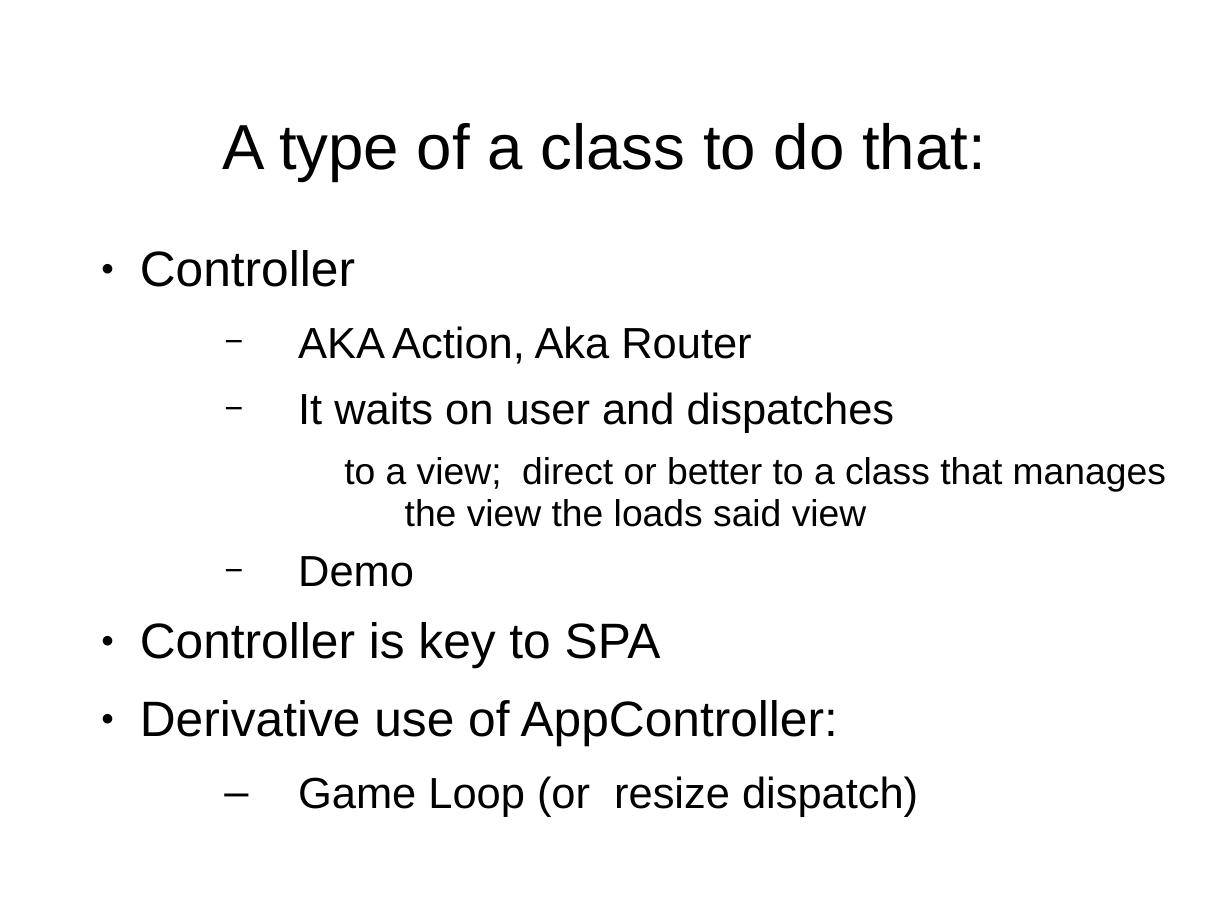
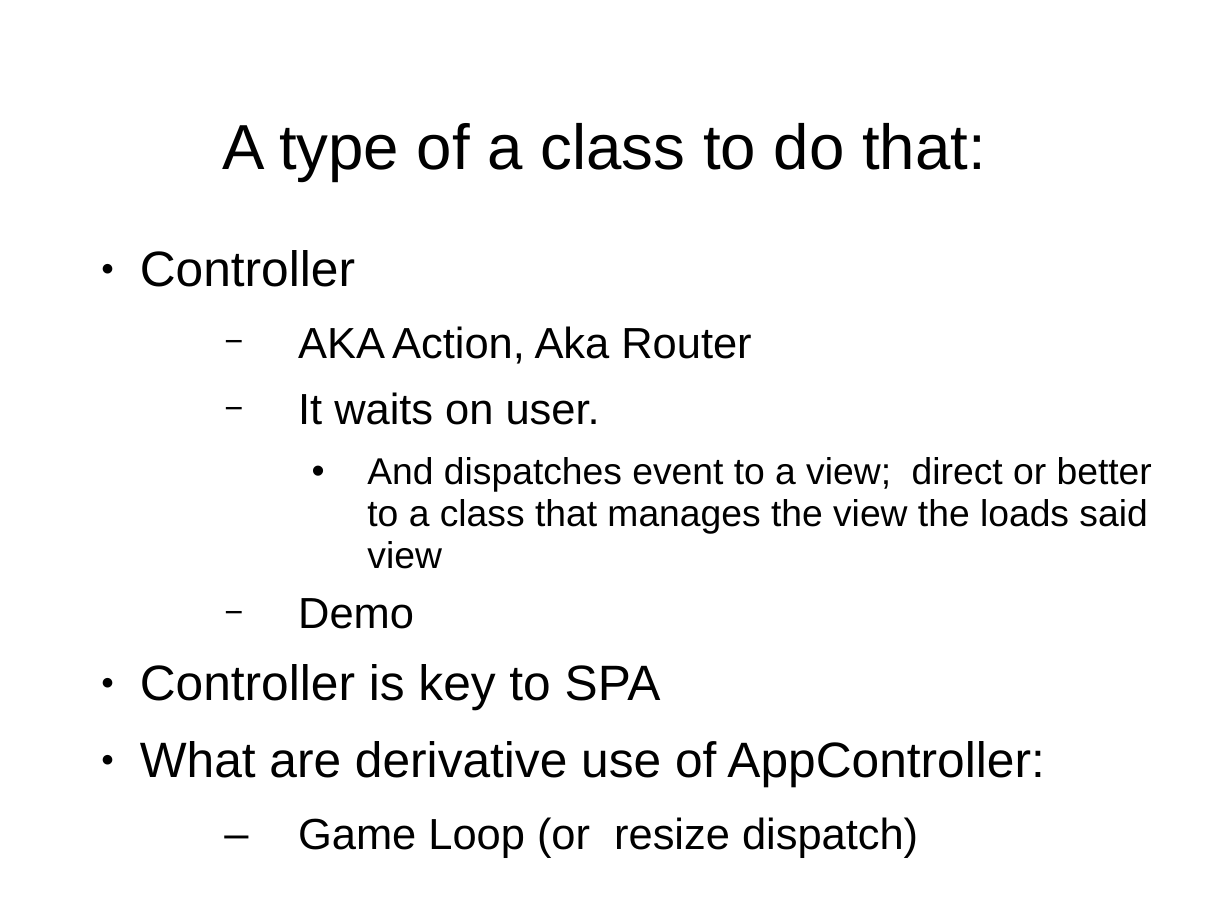
Before and after one commit to puppetMaster3/bikeSheding, a slide deck: slide 18 of training/2of2.ppt. Drawn at 1232x924 pixels with LibreOffice and Linux fonts; fonts in the diff are those of the drawing; background and template pictures are left out. Boxes give left, top, right and bottom in pixels: in the first picture for what was removed or moved away, otherwise in the second. Text is boxed around its words. In the diff, an @@ line names an element or a change of style, - is before the commit and + after.

```diff
--- a/training/2of2.ppt
+++ b/training/2of2.ppt
@@ text at [298, 392, 1152, 569]: text changed @@
-  − It waits on user and dispatches
-    to a view; direct or better to a class that manages the view the loads said view
+  − It waits on user.
+    • And dispatches event to a view; direct or better to a class that manages the view the loads said view
@@ text at [140, 741, 1044, 787]: text changed @@
-● Derivative use of AppController:
+● What are derivative use of AppController:
```
Also in this commit, not shown: 5 other slides changed, 2 slides added, 1 other file.
